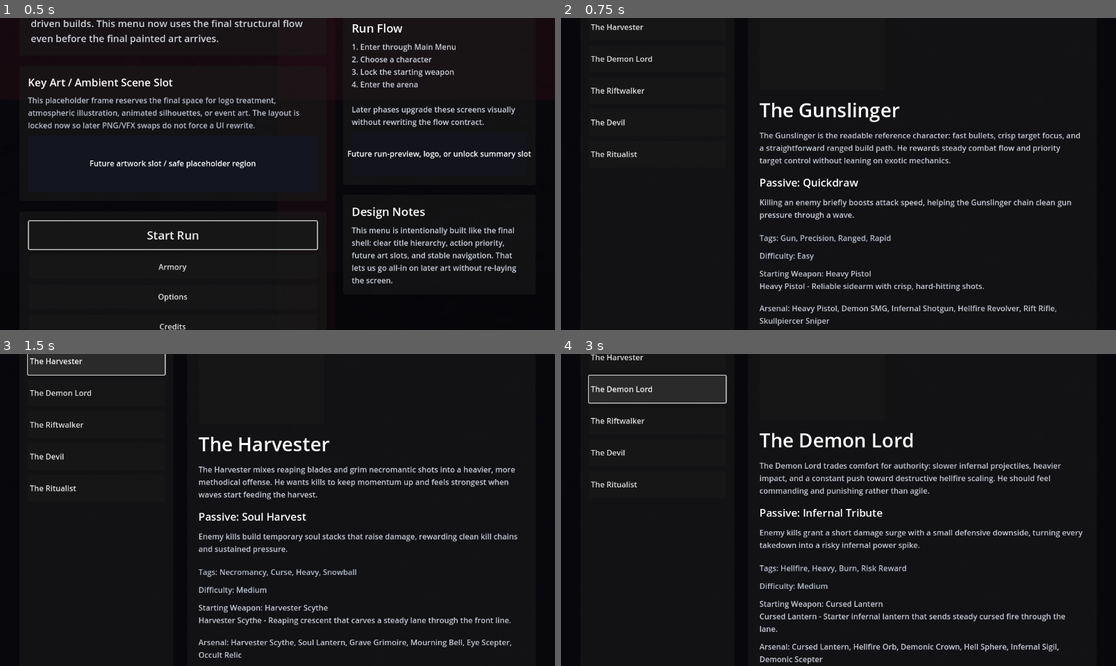
Above: before the commit, frames 1-4 (two rows, left to right).
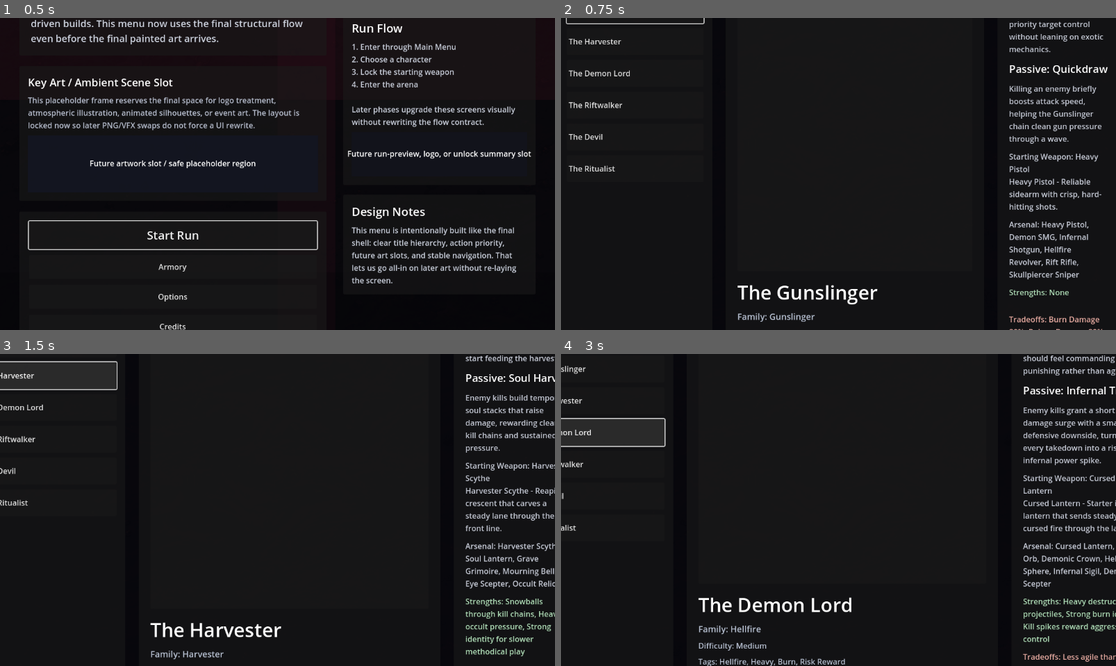
Above: after the commit, the same moments.

Repository: KevinRabbe/bullet-hell-roughe-lite
Game: Godot game, scene res://scenes/ui/MainMenu.tscn
Two runs of this game, one before a commit and one after it. Both use one fixed random seed, a clock stepped at 60 frames per second and the inputs below.
Inputs:
- Up to frame 1 (0.5 s): no input
- Up to frame 2 (0.75 s): click "Start Run" at 0.5 s
- Up to frame 3 (1.5 s): click "The Harvester" at 1.25 s
- Up to frame 4 (3 s): click "The Harvester" at 2 s; click "The Demon Lord" at 2.75 s

Frame 1 is identical in both runs. In frame 2, 9.0% of the frame differs, in the area x 0-99%, y 0-100%; in frame 3, 9.8%; in frame 4, 11%, in the area x 0-100%, y 0-100%.

Commit message:
Add character select final layout

Diff:
--- a/scenes/ui/CharacterSelect.tscn
+++ b/scenes/ui/CharacterSelect.tscn
@@ -89,64 +89,113 @@
 size_flags_vertical = 3
 theme_override_constants/separation = 10
 
-[node name="DetailPanel" type="PanelContainer" parent="RootMargin/MainHBox"]
-layout_mode = 2
-size_flags_horizontal = 3
-
-[node name="DetailMargin" type="MarginContainer" parent="RootMargin/MainHBox/DetailPanel"]
+[node name="HeroPanel" type="PanelContainer" parent="RootMargin/MainHBox"]
+custom_minimum_size = Vector2(360, 0)
+layout_mode = 2
+
+[node name="HeroMargin" type="MarginContainer" parent="RootMargin/MainHBox/HeroPanel"]
 layout_mode = 2
 theme_override_constants/margin_left = 24
 theme_override_constants/margin_top = 24
 theme_override_constants/margin_right = 24
 theme_override_constants/margin_bottom = 24
 
-[node name="DetailVBox" type="VBoxContainer" parent="RootMargin/MainHBox/DetailPanel/DetailMargin"]
-layout_mode = 2
-theme_override_constants/separation = 14
-
-[node name="Heading" type="Label" parent="RootMargin/MainHBox/DetailPanel/DetailMargin/DetailVBox"]
+[node name="HeroVBox" type="VBoxContainer" parent="RootMargin/MainHBox/HeroPanel/HeroMargin"]
+layout_mode = 2
+theme_override_constants/separation = 16
+
+[node name="HeroHeading" type="Label" parent="RootMargin/MainHBox/HeroPanel/HeroMargin/HeroVBox"]
 layout_mode = 2
 theme_override_colors/font_color = Color(0.992157, 0.560784, 0.560784, 0.95)
 theme_override_font_sizes/font_size = 18
 text = "Choose your fighter."
 
-[node name="HeroRow" type="HBoxContainer" parent="RootMargin/MainHBox/DetailPanel/DetailMargin/DetailVBox"]
-layout_mode = 2
-theme_override_constants/separation = 18
-
-[node name="PortraitPanel" type="PanelContainer" parent="RootMargin/MainHBox/DetailPanel/DetailMargin/DetailVBox/HeroRow"]
-custom_minimum_size = Vector2(260, 320)
-layout_mode = 2
-
-[node name="PortraitMargin" type="MarginContainer" parent="RootMargin/MainHBox/DetailPanel/DetailMargin/DetailVBox/HeroRow/PortraitPanel"]
-layout_mode = 2
-theme_override_constants/margin_left = 14
-theme_override_constants/margin_top = 14
-theme_override_constants/margin_right = 14
-theme_override_constants/margin_bottom = 14
-
-[node name="PortraitRect" type="TextureRect" parent="RootMargin/MainHBox/DetailPanel/DetailMargin/DetailVBox/HeroRow/PortraitPanel/PortraitMargin"]
+[node name="PortraitPanel" type="PanelContainer" parent="RootMargin/MainHBox/HeroPanel/HeroMargin/HeroVBox"]
+custom_minimum_size = Vector2(0, 360)
+layout_mode = 2
+size_flags_vertical = 3
+
+[node name="PortraitMargin" type="MarginContainer" parent="RootMargin/MainHBox/HeroPanel/HeroMargin/HeroVBox/PortraitPanel"]
+layout_mode = 2
+theme_override_constants/margin_left = 18
+theme_override_constants/margin_top = 18
+theme_override_constants/margin_right = 18
+theme_override_constants/margin_bottom = 18
+
+[node name="PortraitRect" type="TextureRect" parent="RootMargin/MainHBox/HeroPanel/HeroMargin/HeroVBox/PortraitPanel/PortraitMargin"]
 layout_mode = 2
 size_flags_horizontal = 4
 size_flags_vertical = 4
 expand_mode = 1
 stretch_mode = 5
 
-[node name="InfoVBox" type="VBoxContainer" parent="RootMargin/MainHBox/DetailPanel/DetailMargin/DetailVBox/HeroRow"]
-layout_mode = 2
-size_flags_horizontal = 3
-theme_override_constants/separation = 12
-
-[node name="Family" type="Label" parent="RootMargin/MainHBox/DetailPanel/DetailMargin/DetailVBox/HeroRow/InfoVBox"]
+[node name="HeroMeta" type="VBoxContainer" parent="RootMargin/MainHBox/HeroPanel/HeroMargin/HeroVBox"]
+layout_mode = 2
+theme_override_constants/separation = 10
+
+[node name="Name" type="Label" parent="RootMargin/MainHBox/HeroPanel/HeroMargin/HeroVBox/HeroMeta"]
+layout_mode = 2
+theme_override_font_sizes/font_size = 40
+text = "Character"
+
+[node name="Family" type="Label" parent="RootMargin/MainHBox/HeroPanel/HeroMargin/HeroVBox/HeroMeta"]
 layout_mode = 2
 theme_override_colors/font_color = Color(0.75, 0.79, 0.86, 0.95)
 theme_override_font_sizes/font_size = 18
 text = "Family: Unknown"
 
-[node name="Name" type="Label" parent="RootMargin/MainHBox/DetailPanel/DetailMargin/DetailVBox"]
-layout_mode = 2
-theme_override_font_sizes/font_size = 40
-text = "Character"
+[node name="Difficulty" type="Label" parent="RootMargin/MainHBox/HeroPanel/HeroMargin/HeroVBox/HeroMeta"]
+layout_mode = 2
+theme_override_colors/font_color = Color(0.75, 0.79, 0.86, 0.95)
+text = "Difficulty: Medium"
+
+[node name="Tags" type="Label" parent="RootMargin/MainHBox/HeroPanel/HeroMargin/HeroVBox/HeroMeta"]
+layout_mode = 2
+theme_override_colors/font_color = Color(0.75, 0.79, 0.86, 0.95)
+autowrap_mode = 3
+text = "Tags: -"
+
+[node name="ActionRow" type="HBoxContainer" parent="RootMargin/MainHBox/HeroPanel/HeroMargin/HeroVBox"]
+layout_mode = 2
+theme_override_constants/separation = 14
+
+[node name="ConfirmButton" type="Button" parent="RootMargin/MainHBox/HeroPanel/HeroMargin/HeroVBox/ActionRow"]
+custom_minimum_size = Vector2(220, 50)
+layout_mode = 2
+size_flags_horizontal = 3
+theme_override_font_sizes/font_size = 20
+text = "Choose Starting Weapon"
+
+[node name="RandomButton" type="Button" parent="RootMargin/MainHBox/HeroPanel/HeroMargin/HeroVBox/ActionRow"]
+custom_minimum_size = Vector2(120, 50)
+layout_mode = 2
+text = "Random"
+
+[node name="BackButton" type="Button" parent="RootMargin/MainHBox/HeroPanel/HeroMargin/HeroVBox/ActionRow"]
+custom_minimum_size = Vector2(120, 50)
+layout_mode = 2
+text = "Back"
+
+[node name="HintLabel" type="Label" parent="RootMargin/MainHBox/HeroPanel/HeroMargin/HeroVBox"]
+layout_mode = 2
+theme_override_colors/font_color = Color(0.68, 0.72, 0.8, 0.88)
+autowrap_mode = 3
+text = "Shortcuts: Up/Down to browse, Enter to continue, R for random, Esc to return."
+
+[node name="DetailPanel" type="PanelContainer" parent="RootMargin/MainHBox"]
+layout_mode = 2
+size_flags_horizontal = 3
+
+[node name="DetailMargin" type="MarginContainer" parent="RootMargin/MainHBox/DetailPanel"]
+layout_mode = 2
+theme_override_constants/margin_left = 24
+theme_override_constants/margin_top = 24
+theme_override_constants/margin_right = 24
+theme_override_constants/margin_bottom = 24
+
+[node name="DetailVBox" type="VBoxContainer" parent="RootMargin/MainHBox/DetailPanel/DetailMargin"]
+layout_mode = 2
+theme_override_constants/separation = 14
 
 [node name="Summary" type="Label" parent="RootMargin/MainHBox/DetailPanel/DetailMargin/DetailVBox"]
 custom_minimum_size = Vector2(0, 80)
@@ -167,17 +216,6 @@
 autowrap_mode = 3
 text = "Passive summary"
 
-[node name="Tags" type="Label" parent="RootMargin/MainHBox/DetailPanel/DetailMargin/DetailVBox"]
-layout_mode = 2
-theme_override_colors/font_color = Color(0.75, 0.79, 0.86, 0.95)
-autowrap_mode = 3
-text = "Tags: -"
-
-[node name="Difficulty" type="Label" parent="RootMargin/MainHBox/DetailPanel/DetailMargin/DetailVBox"]
-layout_mode = 2
-theme_override_colors/font_color = Color(0.75, 0.79, 0.86, 0.95)
-text = "Difficulty: Medium"
-
 [node name="StarterWeapon" type="Label" parent="RootMargin/MainHBox/DetailPanel/DetailMargin/DetailVBox"]
 custom_minimum_size = Vector2(0, 58)
 layout_mode = 2
@@ -206,28 +244,8 @@
 autowrap_mode = 3
 text = "Tradeoffs: -"
 
-[node name="ActionRow" type="HBoxContainer" parent="RootMargin/MainHBox/DetailPanel/DetailMargin/DetailVBox"]
-layout_mode = 2
-theme_override_constants/separation = 14
-
-[node name="ConfirmButton" type="Button" parent="RootMargin/MainHBox/DetailPanel/DetailMargin/DetailVBox/ActionRow"]
-custom_minimum_size = Vector2(220, 50)
-layout_mode = 2
-theme_override_font_sizes/font_size = 20
-text = "Choose Starting Weapon"
-
-[node name="RandomButton" type="Button" parent="RootMargin/MainHBox/DetailPanel/DetailMargin/DetailVBox/ActionRow"]
-custom_minimum_size = Vector2(140, 50)
-layout_mode = 2
-text = "Random"
-
-[node name="BackButton" type="Button" parent="RootMargin/MainHBox/DetailPanel/DetailMargin/DetailVBox/ActionRow"]
-custom_minimum_size = Vector2(160, 50)
-layout_mode = 2
-text = "Back"
-
-[node name="HintLabel" type="Label" parent="RootMargin/MainHBox/DetailPanel/DetailMargin/DetailVBox"]
+[node name="FlowLabel" type="Label" parent="RootMargin/MainHBox/DetailPanel/DetailMargin/DetailVBox"]
 layout_mode = 2
 theme_override_colors/font_color = Color(0.68, 0.72, 0.8, 0.88)
 autowrap_mode = 3
-text = "Shortcuts: Up/Down to browse, Enter to continue, R for random, Esc to return."
+text = "Confirm moves to starting weapon selection. Back returns to Main Menu."
--- a/scripts/ui/character_select_screen.gd
+++ b/scripts/ui/character_select_screen.gd
@@ -5,22 +5,22 @@
 const MAIN_MENU_SCENE_PATH := "res://scenes/ui/MainMenu.tscn"
 
 @onready var roster_list: VBoxContainer = $RootMargin/MainHBox/RosterPanel/RosterMargin/RosterVBox/RosterList
-@onready var heading_label: Label = $RootMargin/MainHBox/DetailPanel/DetailMargin/DetailVBox/Heading
-@onready var portrait_rect: TextureRect = $RootMargin/MainHBox/DetailPanel/DetailMargin/DetailVBox/HeroRow/PortraitPanel/PortraitMargin/PortraitRect
-@onready var family_label: Label = $RootMargin/MainHBox/DetailPanel/DetailMargin/DetailVBox/HeroRow/InfoVBox/Family
-@onready var name_label: Label = $RootMargin/MainHBox/DetailPanel/DetailMargin/DetailVBox/Name
+@onready var heading_label: Label = $RootMargin/MainHBox/HeroPanel/HeroMargin/HeroVBox/HeroHeading
+@onready var portrait_rect: TextureRect = $RootMargin/MainHBox/HeroPanel/HeroMargin/HeroVBox/PortraitPanel/PortraitMargin/PortraitRect
+@onready var family_label: Label = $RootMargin/MainHBox/HeroPanel/HeroMargin/HeroVBox/HeroMeta/Family
+@onready var name_label: Label = $RootMargin/MainHBox/HeroPanel/HeroMargin/HeroVBox/HeroMeta/Name
 @onready var summary_label: Label = $RootMargin/MainHBox/DetailPanel/DetailMargin/DetailVBox/Summary
 @onready var passive_label: Label = $RootMargin/MainHBox/DetailPanel/DetailMargin/DetailVBox/PassiveName
 @onready var passive_summary_label: Label = $RootMargin/MainHBox/DetailPanel/DetailMargin/DetailVBox/PassiveSummary
-@onready var tags_label: Label = $RootMargin/MainHBox/DetailPanel/DetailMargin/DetailVBox/Tags
-@onready var difficulty_label: Label = $RootMargin/MainHBox/DetailPanel/DetailMargin/DetailVBox/Difficulty
+@onready var tags_label: Label = $RootMargin/MainHBox/HeroPanel/HeroMargin/HeroVBox/HeroMeta/Tags
+@onready var difficulty_label: Label = $RootMargin/MainHBox/HeroPanel/HeroMargin/HeroVBox/HeroMeta/Difficulty
 @onready var starter_weapon_label: Label = $RootMargin/MainHBox/DetailPanel/DetailMargin/DetailVBox/StarterWeapon
 @onready var arsenal_label: Label = $RootMargin/MainHBox/DetailPanel/DetailMargin/DetailVBox/Arsenal
 @onready var strengths_label: Label = $RootMargin/MainHBox/DetailPanel/DetailMargin/DetailVBox/Strengths
 @onready var tradeoffs_label: Label = $RootMargin/MainHBox/DetailPanel/DetailMargin/DetailVBox/Tradeoffs
-@onready var confirm_button: Button = $RootMargin/MainHBox/DetailPanel/DetailMargin/DetailVBox/ActionRow/ConfirmButton
-@onready var random_button: Button = $RootMargin/MainHBox/DetailPanel/DetailMargin/DetailVBox/ActionRow/RandomButton
-@onready var back_button: Button = $RootMargin/MainHBox/DetailPanel/DetailMargin/DetailVBox/ActionRow/BackButton
+@onready var confirm_button: Button = $RootMargin/MainHBox/HeroPanel/HeroMargin/HeroVBox/ActionRow/ConfirmButton
+@onready var random_button: Button = $RootMargin/MainHBox/HeroPanel/HeroMargin/HeroVBox/ActionRow/RandomButton
+@onready var back_button: Button = $RootMargin/MainHBox/HeroPanel/HeroMargin/HeroVBox/ActionRow/BackButton
 
 var selectable_ids: Array[String] = []
 var character_entries: Array[Dictionary] = []
